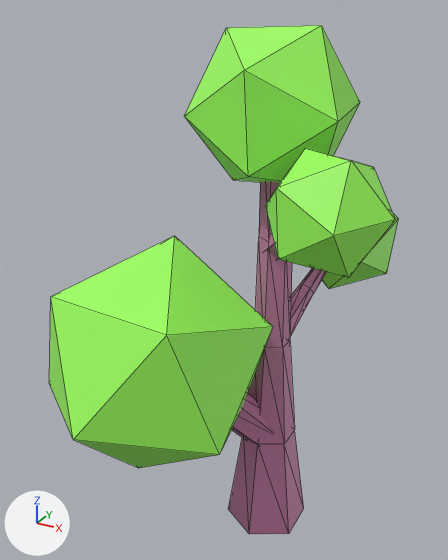
Before and after pictures for a commit that changed the glTF model games/maze/assets_3d/t1.glb.
The view is the same before and after, from a 50 mm lens placed at (2.38, -5.41, 5.64), pointed at (-0.51, -0.15, 3.0). Every picture has the same lights, and +X, +Y and +Z are marked at lower left. The picture after the commit comes second. Mesh edges are drawn as thin lines. Where no turn or scale is listed for an object, it has been applied to the vertices. Vertices at exactly the same position are counted once.
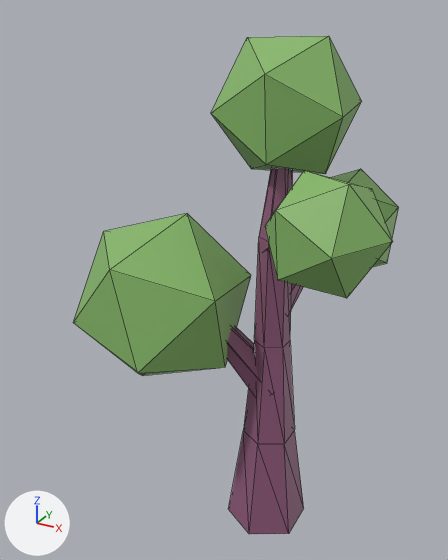
Pixel boxes (x1, y1, x2, y2) of what changed, in the pictures (448 x 560 px; the box of a moved part takes in the faces that stretch with it):
'Cylinder', recoloured, reshaped: before (49, 25, 398, 534); after (229, 168, 304, 534)
'Cylinder.003', added (green): after (73, 213, 251, 376)
'Cylinder.001', added (green): after (211, 36, 362, 174)
'Cylinder.002', added (green): after (265, 170, 393, 298)
'Cylinder.006', added (purple): after (227, 327, 259, 395)
'Cylinder.004', added (green): after (331, 169, 399, 267)
'Cylinder.005', added (mostly hidden): after (289, 284, 303, 313)
part 1 of me_cylinder, deleted: before (49, 25, 398, 468)
part 2 of me_cylinder, moved or reshaped: before (259, 182, 279, 242); after (259, 168, 292, 242)

Diff of the bpy script that builds the scene:
```diff
--- a/games/maze/assets_3d/t1.glb.py
+++ b/games/maze/assets_3d/t1.glb.py
@@ mat_material_001 @@
 mat_material_001 = principled_material('Material.001')
-mat_material_001.base_color = (0.563, 0.203, 0.398)  # pink #c67ca9
+mat_material_001.base_color = (0.274, 0.102, 0.195)  # purple #8f5a7a
@@ mat_material_002 @@
 mat_material_002 = principled_material('Material.002')
-mat_material_002.base_color = (0.34, 1.0, 0.113)  # green #9eff5e
+mat_material_002.base_color = (0.243, 0.484, 0.143)  # green #87b96a
@@ me_cylinder @@
 # verts and faces of me_cylinder; kept vertices keep their numbers, new ones are numbered from 120
-me_cylinder.from_pydata(...)  # 120 vertices, 180 faces; spans x -1.85..1.36, y -2.24..1.85, z -0.02..5.5
+me_cylinder.from_pydata(...)  # 42 vertices, 64 faces; spans x -0.4..0.87, y -0.9..0.47, z -0.02..4.71
+# me_cylinder part 1: 6 loose pieces with 78 vertices, spanning x -1.85..1.36, y -2.24..1.85, z 0.97..5.5, are deleted
+# me_cylinder part 2
+verts[1] = (0.0, 0.19, 4.71)  # moved
+verts[3] = (0.05, 0.17, 4.71)  # moved
+verts[5] = (0.05, 0.11, 4.71)  # moved
+verts[7] = (0.0, 0.09, 4.71)  # moved
+verts[9] = (-0.05, 0.11, 4.71)  # moved
+verts[11] = (-0.05, 0.17, 4.71)  # moved
 me_cylinder.materials.append(mat_material_001)
-me_cylinder.materials.append(mat_material_002)  # green #9eff5e
@@ ob_cylinder_006 @@
+ob_cylinder_006 = bpy.data.objects.new('Cylinder.006', me_cylinder_016)  # 12 vertices, 12 faces; spans x -1.23..0.16, y -0.38..0.2, z 0.97..2.53; in mat_material_001 (purple #8f5a7a)
+ob_cylinder_006.location = (0.01, 0.01, 0.64)
@@ ob_cylinder_005 @@
+ob_cylinder_005 = bpy.data.objects.new('Cylinder.005', me_cylinder_015)  # 18 vertices, 24 faces; spans x -0.135..0.32, y -0.004..1.137, z 2.257..3.154; in mat_material_001 (purple #8f5a7a)
+ob_cylinder_005.location = (0.0, -0.05, 0.32)
@@ ob_cylinder_004 @@
+ob_cylinder_004 = bpy.data.objects.new('Cylinder.004', me_cylinder_014)  # an icosphere of 20 faces spanning x -0.278..0.907, y 0.707..1.853, z 2.625..3.79; in mat_material_002 (green #87b96a)
+ob_cylinder_004.location = (0.0, -0.05, 0.15)
@@ ob_cylinder_003 @@
+ob_cylinder_003 = bpy.data.objects.new('Cylinder.003', me_cylinder_013)  # an icosphere of 20 faces spanning x -1.97..-0.21, y -1.03..0.77, z 1.09..3.04; in mat_material_002 (green #87b96a)
+ob_cylinder_003.location = (-0.12, -0.15, 0.62)
@@ ob_cylinder_002 @@
+ob_cylinder_002 = bpy.data.objects.new('Cylinder.002', me_cylinder_012)  # an icosphere of 20 faces spanning x 0.279..1.364, y -1.379..-0.396, z 3.682..4.623; in mat_material_002 (green #87b96a)
+ob_cylinder_002.location = (0.0, 0.0, -0.18)
@@ ob_cylinder_001 @@
+ob_cylinder_001 = bpy.data.objects.new('Cylinder.001', me_cylinder_011)  # an icosphere of 20 faces spanning x -0.722..0.629, y -0.686..0.625, z 3.662..4.96; in mat_material_002 (green #87b96a)
+ob_cylinder_001.location = (-0.01, 0.34, 0.44)
```
